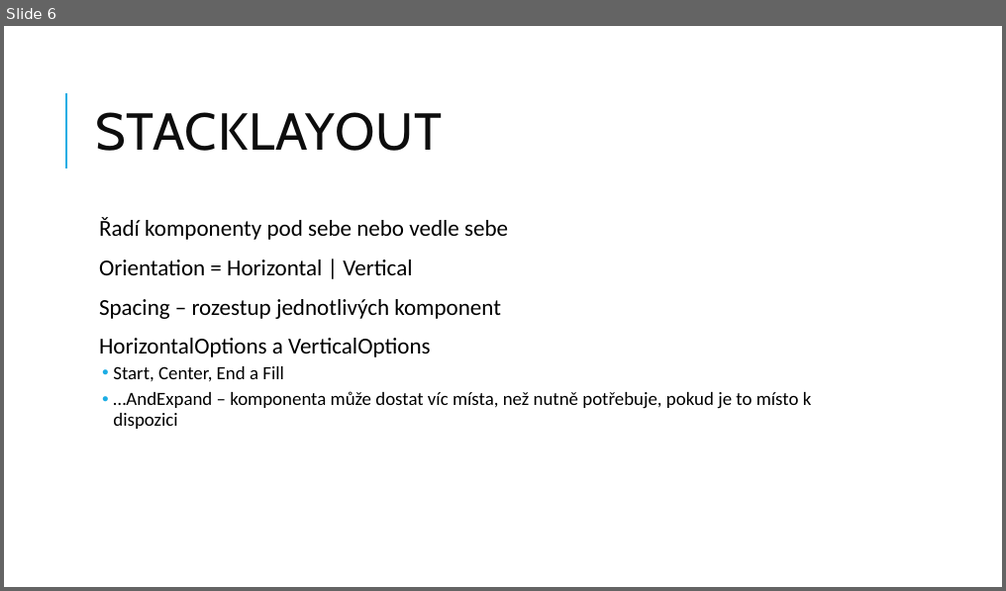
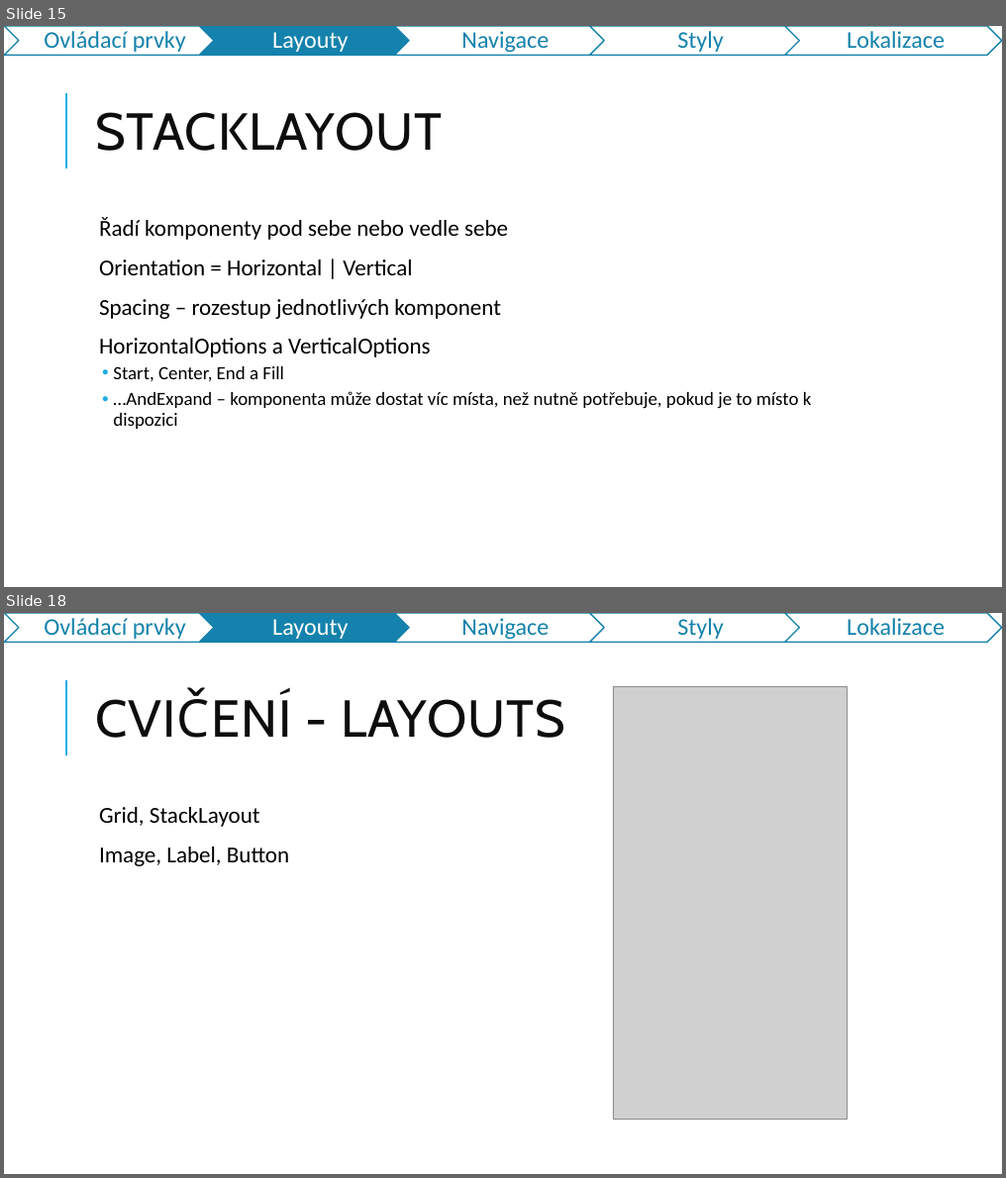
Before and after one commit to jasho/pv239-maui, a slide deck: 02_Design/PV239-Xamarin-02_Design.pptx. Shown one above the other, each under a label of ours: slide 6 before the commit, slides 15 and 18 after it; the slides between them are not shown. The pictures are 1006x591 and 1006x1178 pixels, drawn with LibreOffice and Linux fonts; fonts in the diff are those of the drawing; grey boxes stand for pictures. Boxes give left, top, right and bottom in pixels: in the first picture for what was removed or moved away, otherwise in the second. Text is boxed around its words. In the diff, an @@ line names an element or a change of style, - is before the commit and + after.

```diff
--- a/02_Design/PV239-Xamarin-02_Design.pptx
+++ b/02_Design/PV239-Xamarin-02_Design.pptx
@@ slide 18 added at (4, 613, 1002, 1174), background #FFFFFF; not listed: 1 template element that a slide beside it also shows @@
@@ group added at (4, 613, 1002, 642): 5 chevrons, 5 texts @@
+Ovládací prvky
+Layouty
+Navigace
+Styly
+Lokalizace
@@ title added at (342, 699, 566, 738), 50 pt, text #0D0D0D @@
+CVIČENÍ - LAYOUTS
@@ picture added at (613, 686, 846, 1119) @@
@@ text added at (99, 807, 289, 866), 22 pt, text #000000 @@
+  Grid, StackLayout
+  Image, Label, Button
@@ what was slide 6 is now slide 15 @@
@@ slide 15 changed as well @@
@@ group added at (4, 26, 1002, 55): 5 chevrons, 5 texts @@
+Ovládací prvky
+Layouty
+Navigace
+Styly
+Lokalizace
```
Also in this commit, not shown: 13 other slides changed, 12 other slides added, 1 slide removed.
